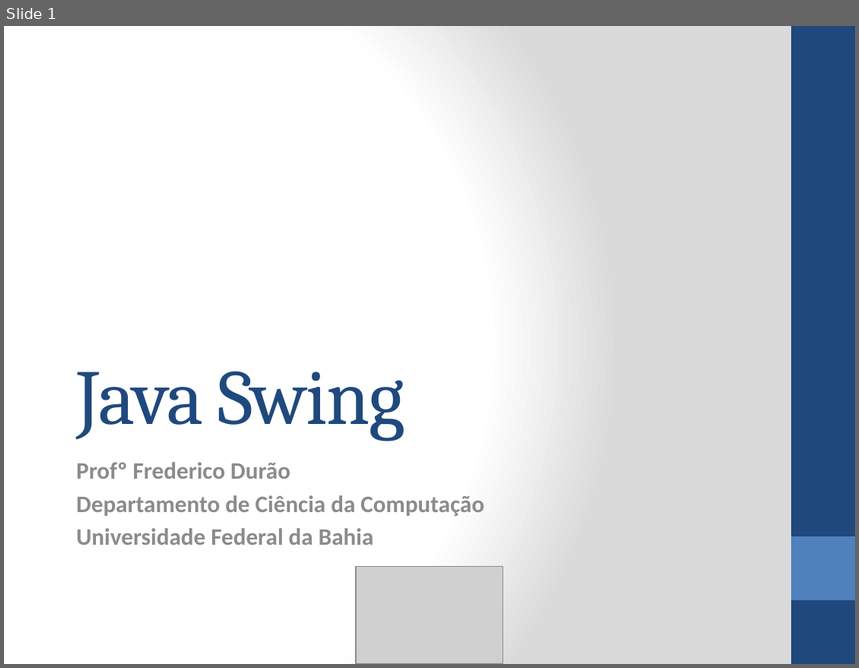
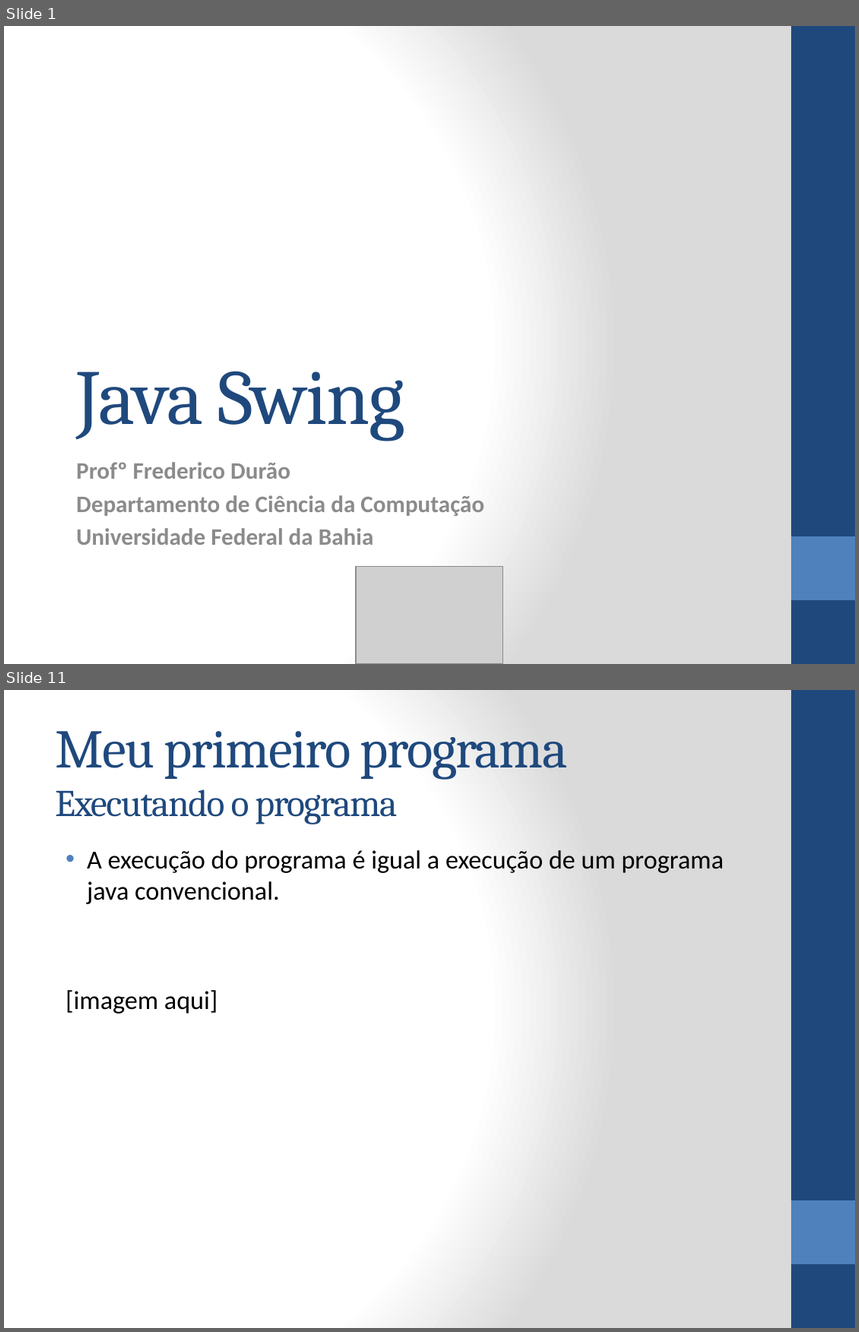
Before and after one commit to tiagogoncalves/dcc_ufba_mata55_monitoria_2014_1, a slide deck: slides/slide-swing/versão ppt/Java Swing.pptx. Shown one above the other, each under a label of ours: slide 1 before the commit, slides 1 and 11 after it; the slides between them are not shown. The pictures are 859x668 and 859x1332 pixels, drawn with LibreOffice and Linux fonts; fonts in the diff are those of the drawing; grey boxes stand for pictures. Boxes give left, top, right and bottom in pixels: in the first picture for what was removed or moved away, otherwise in the second. Text is boxed around its words. In the diff, an @@ line names an element or a change of style, - is before the commit and + after.

```diff
--- a/slides/slide-swing/versão ppt/Java Swing.pptx
+++ b/slides/slide-swing/versão ppt/Java Swing.pptx
@@ slide 11 added at (x1=4, y1=690, x2=855, y2=1328), background gradient #FFFFFF to #DADADA; not listed: 2 template elements that a slide beside it also shows @@
@@ title added at (x1=55, y1=731, x2=568, y2=825), 46 pt, text #1F497D @@
+Meu primeiro programa
+Executando o programa
@@ text added at (x1=66, y1=850, x2=724, y2=1014), 22 pt, text #000000 @@
+• A execução do programa é igual a execução de um programa java convencional.
+[imagem aqui]
```
Also in this commit, not shown: 52 other slides added, 2 slides removed, 3 other files.
